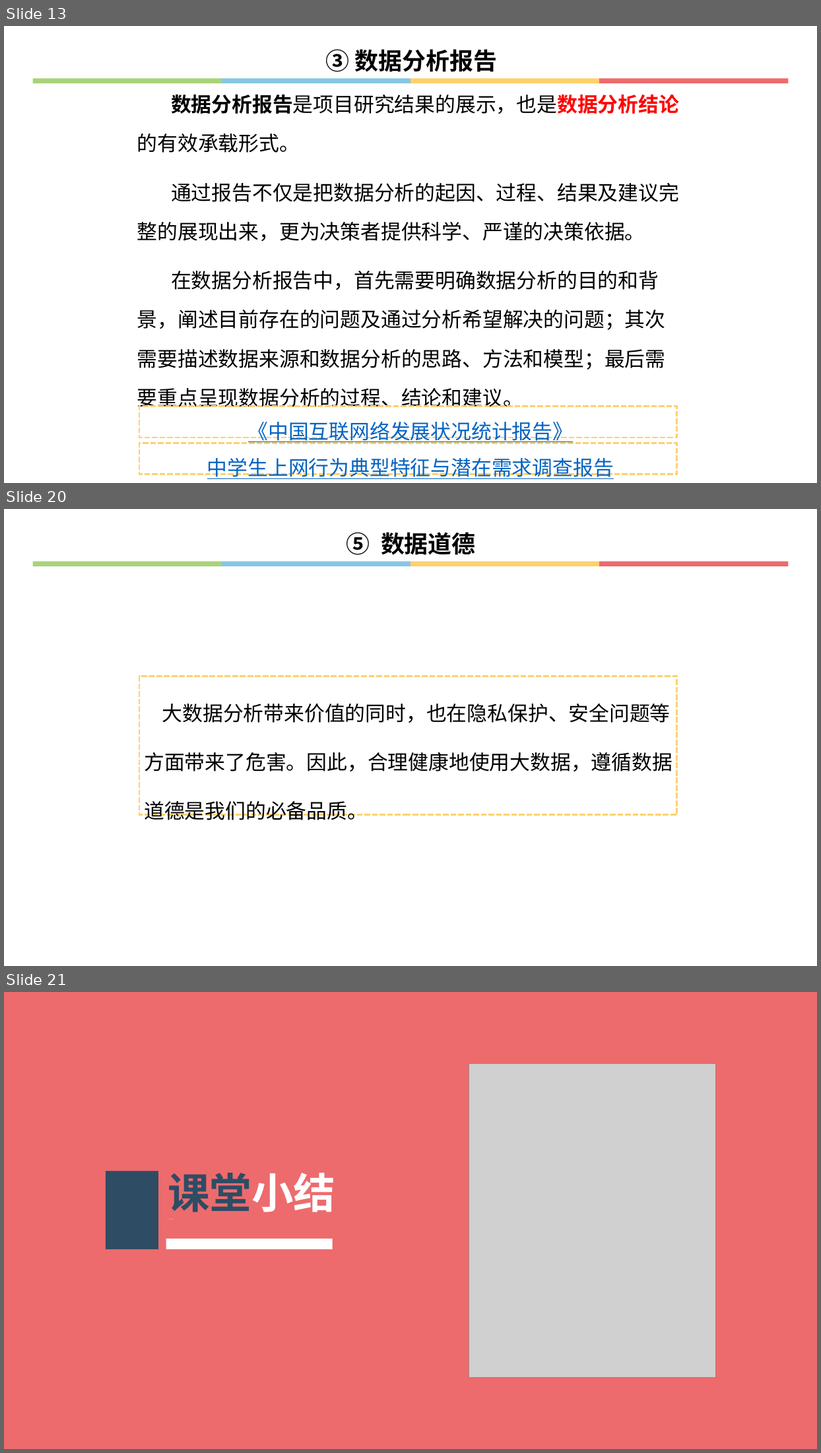
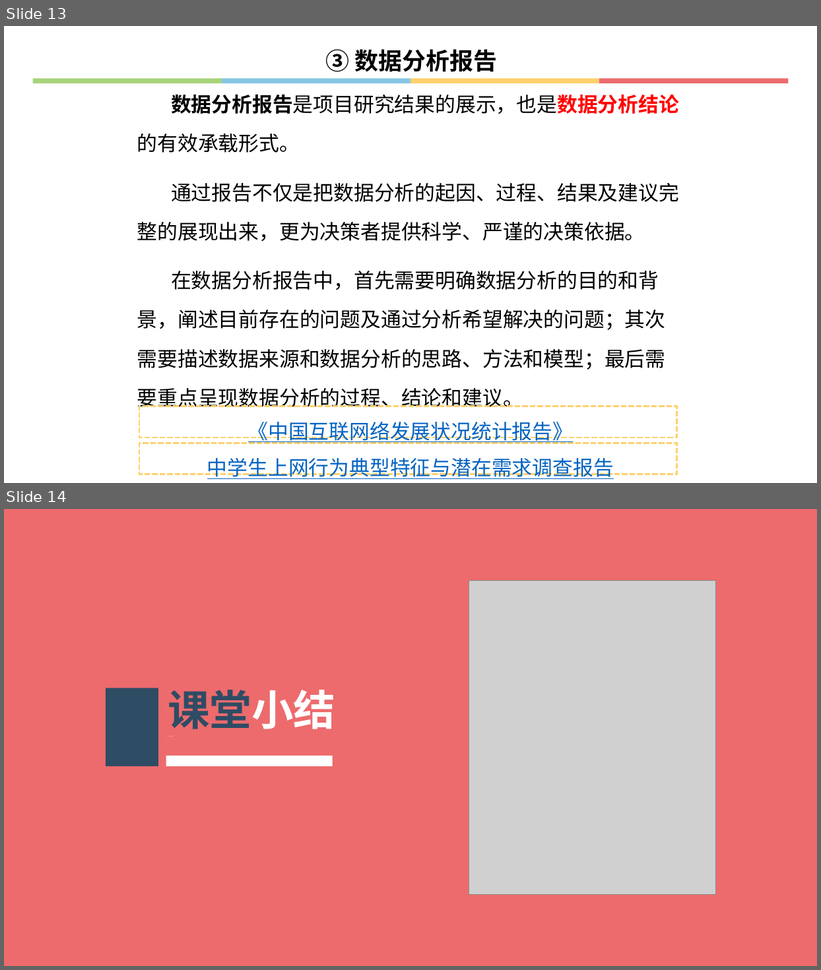
Before and after one commit to hongm32/2020design, a slide deck: 【第21课】走近数据分析①/【第21课】走近数据分析.pptx. Shown one above the other, each under a label of ours: slides 13, 20 and 21 before the commit, slides 13 and 14 after it; the slides between them are not shown. The pictures are 821x1453 and 821x970 pixels, drawn with LibreOffice and Linux fonts; fonts in the diff are those of the drawing; grey boxes stand for pictures. Boxes give left, top, right and bottom in pixels: in the first picture for what was removed or moved away, otherwise in the second. Text is boxed around its words. In the diff, an @@ line names an element or a change of style, - is before the commit and + after.

Commit message:
调整课程设计，修改《【第22课】走近数据分析》课件

```diff
--- a/【第21课】走近数据分析①/【第21课】走近数据分析.pptx
+++ b/【第21课】走近数据分析①/【第21课】走近数据分析.pptx
@@ slide 20 removed at <box>4,509,817,966</box>, background #FFFFFF; not listed: 4 template elements that a slide beside it also shows @@
@@ text removed at <box>347,532,476,555</box> @@
-⑤ 数据道德
@@ rectangle removed at <box>139,676,677,815</box> @@
-大数据分析带来价值的同时，也在隐私保护、安全问题等方面带来了危害。因此，合理健康地使用大数据，遵循数据道德是我们的必备品质。
@@ what was slide 21 is now slide 14 @@
```
Also in this commit, not shown: 1 slide changed, 10 other slides removed, 28 other files.
